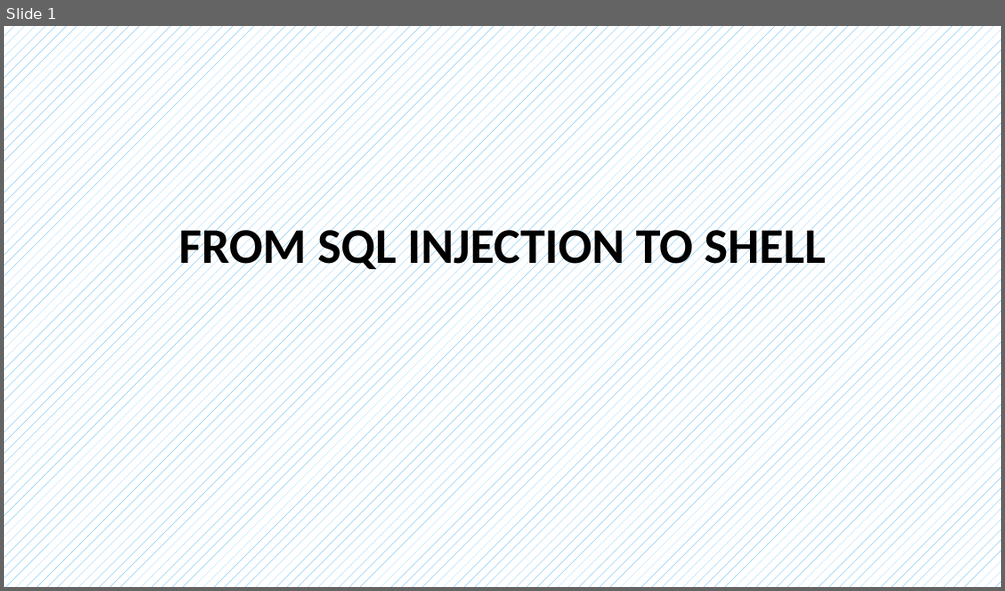
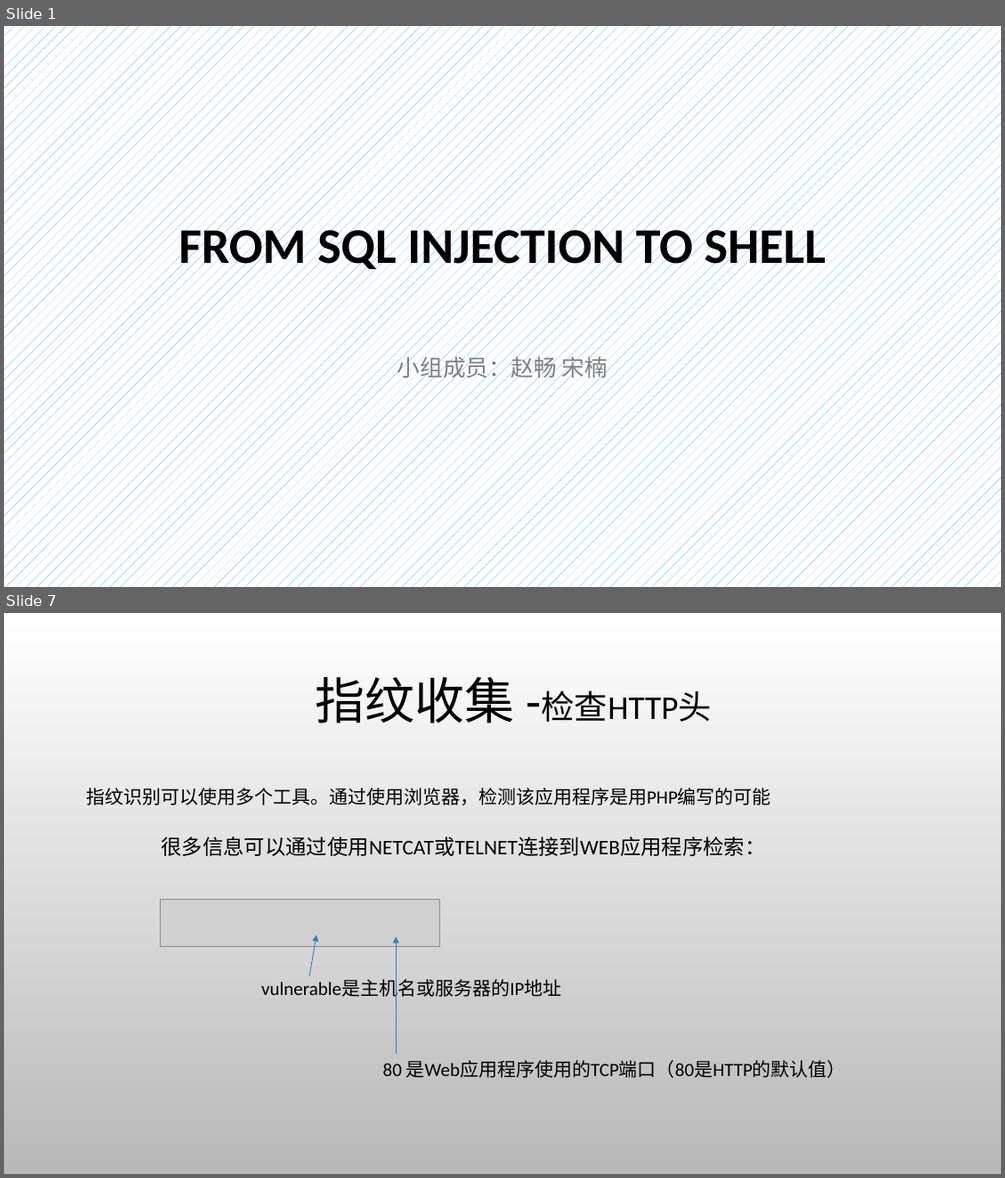
Before and after one commit to CUCCS/ns, a slide deck: 2016-2/zc_snRNA/FlippedClassroom_FromSqlInjectionToShell/From SQL injection to Shell.pptx. Shown one above the other, each under a label of ours: slide 1 before the commit, slides 1 and 7 after it; the slides between them are not shown. The pictures are 1005x591 and 1005x1178 pixels, drawn with LibreOffice and Linux fonts; fonts in the diff are those of the drawing; grey boxes stand for pictures; background and template pictures are left out. Boxes give left, top, right and bottom in pixels: in the first picture for what was removed or moved away, otherwise in the second. Text is boxed around its words. In the diff, an @@ line names an element or a change of style, - is before the commit and + after.

```diff
--- a/2016-2/zc_snRNA/FlippedClassroom_FromSqlInjectionToShell/From SQL injection to Shell.pptx
+++ b/2016-2/zc_snRNA/FlippedClassroom_FromSqlInjectionToShell/From SQL injection to Shell.pptx
@@ slide 7 added at (x1=4, y1=613, x2=1001, y2=1174), background picture (left out) @@
@@ title added at (x1=316, y1=677, x2=712, y2=723), 32 pt, text #000000 @@
+指纹收集 -检查HTTP头
@@ text added at (x1=86, y1=787, x2=771, y2=805), 18 pt, text #000000 @@
+指纹识别可以使用多个工具。通过使用浏览器，检测该应用程序是用PHP编写的可能
@@ text added at (x1=161, y1=836, x2=765, y2=856), 20 pt, text #000000 @@
+很多信息可以通过使用NETCAT或TELNET连接到WEB应用程序检索：
@@ picture added at (x1=161, y1=900, x2=439, y2=948) @@
@@ arrow added from (309, 976) to (316, 935), #2683BF 0.75 pt @@
@@ arrow added from (396, 1054) to (396, 937), #2683BF 0.75 pt @@
@@ text added at (x1=261, y1=980, x2=561, y2=1001), 18 pt, text #000000 @@
+vulnerable是主机名或服务器的IP地址
@@ text added at (x1=383, y1=1060, x2=846, y2=1078), 18 pt, text #000000 @@
+80 是Web应用程序使用的TCP端口（80是HTTP的默认值）
@@ slide 1 changed as well @@
@@ subtitle added at (x1=397, y1=352, x2=607, y2=381), 22 pt, text #808080 @@
+小组成员：赵畅 宋楠
```
Also in this commit, not shown: 9 other slides changed, 17 other slides added, 9 slides removed.
